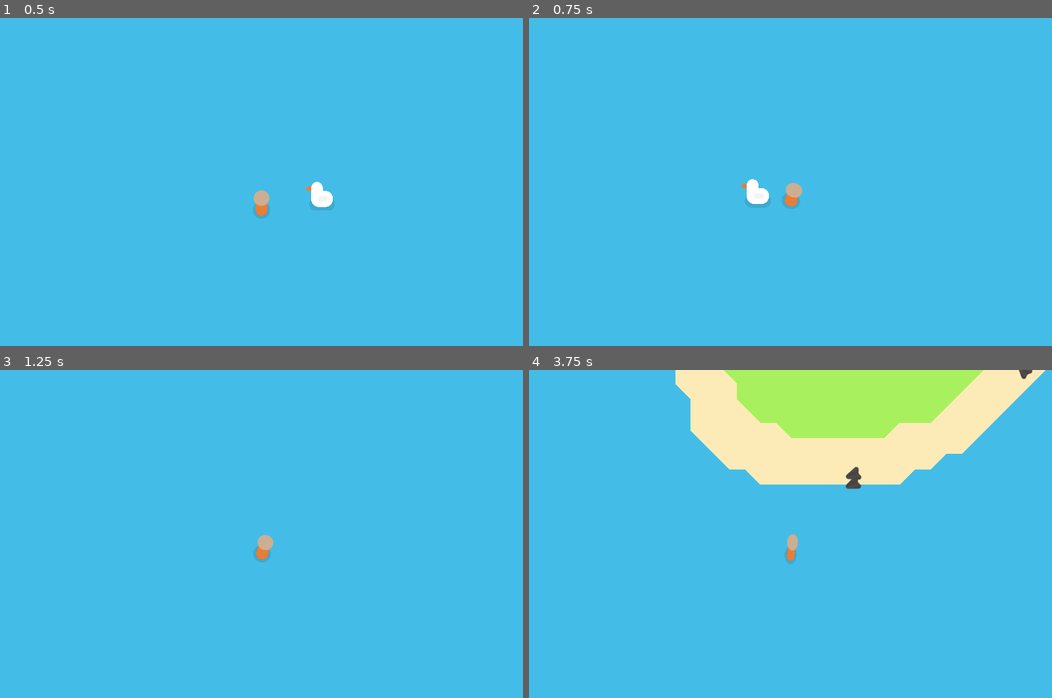
Above: before the commit, frames 1-4 (two rows, left to right).
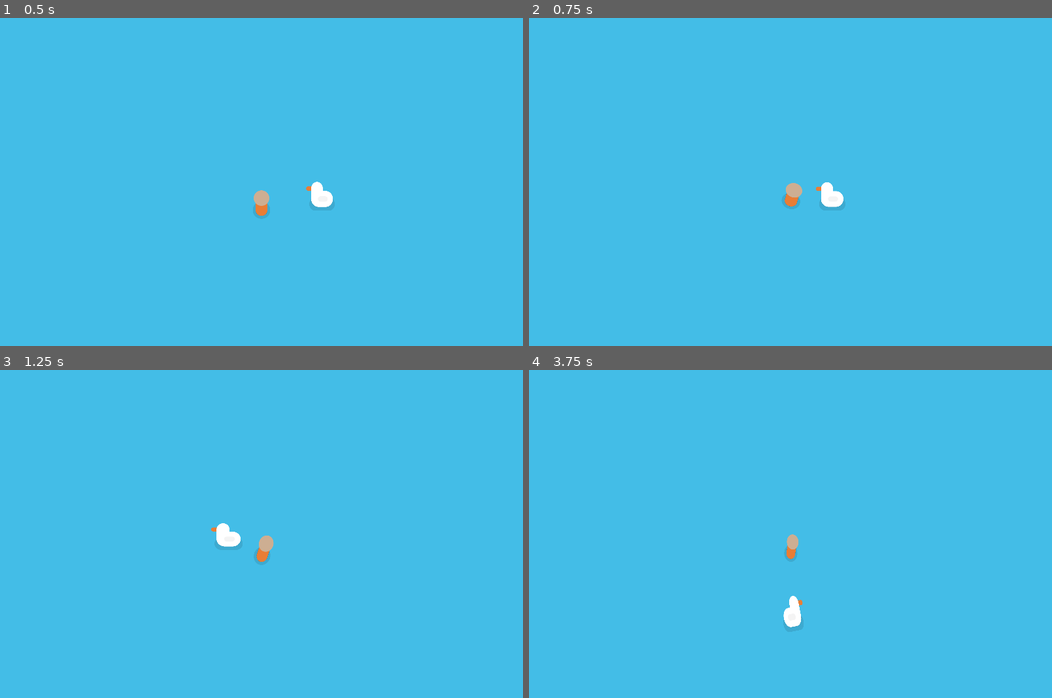
Above: after the commit, the same moments.

Repository: Large-Guy/Archipelinaut
Game: Godot game, scene res://scenes/game.tscn
Same seed, same stepped clock (60 frames per second), same inputs: the game is played once before the commit and once after it.
Inputs (mouse positions are in pixels of both pictures, inside the frame that each line leads up to):
- Up to frame 1 (0.5 s): no input
- Up to frame 2 (0.75 s): move the mouse to (905, 195) at 0.52 s; hold D (move_right) from 0.53 s (still down); click (905, 195) at 0.6 s
- Up to frame 3 (1.25 s): keep holding D (move_right)
- Up to frame 4 (3.75 s): move the mouse to (685, 586) at 1.27 s; release D (move_right) at 1.28 s; hold S (move_down) 1.28-2.03 s; click (685, 586) at 1.35 s; move the mouse to (842, 481) at 2.02 s; hold D (move_right) 2.03-2.78 s; click (842, 481) at 2.1 s; move the mouse to (764, 645) at 2.77 s; hold W (move_up) 2.78-3.53 s; click (764, 645) at 2.85 s; move the mouse to (947, 625) at 3.52 s; hold A (move_left) from 3.53 s (still down); click (947, 625) at 3.6 s

Frame 1 is identical in both runs. In frame 2, 0.5% of the frame differs, in the area x 40-61%, y 49-58%; in frame 3, 0.3%; in frame 4, 19%, in the area x 28-99%, y 0-79%.

Commit message:
Items

Diff:
--- /dev/null
+++ b/loot_tables/flint.tres
@@ -0,0 +1,15 @@
+[gd_resource type="Resource" script_class="LootTable" load_steps=5 format=3 uid="uid://bxd5q827iuha0"]
+
+[ext_resource type="Script" path="res://scripts/loot.gd" id="1_j8tin"]
+[ext_resource type="Resource" uid="uid://bpjrqkfa2syqs" path="res://items/flint.tres" id="2_jggj7"]
+[ext_resource type="Script" path="res://scripts/loot_table.gd" id="3_2inww"]
+
+[sub_resource type="Resource" id="Resource_m2fwp"]
+script = ExtResource("1_j8tin")
+item = ExtResource("2_jggj7")
+min_count = 1
+max_count = 1
+
+[resource]
+script = ExtResource("3_2inww")
+items = Array[ExtResource("1_j8tin")]([SubResource("Resource_m2fwp")])
--- a/project.godot
+++ b/project.godot
@@ -24,6 +24,11 @@
 window/size/viewport_width=1080
 window/size/viewport_height=810
 window/stretch/mode="canvas_items"
+window/stretch/aspect="expand"
+
+[dotnet]
+
+project/assembly_name="Archipelinaut"
 
 [input]
 
--- a/scenes/prefabs/entities/player.tscn
+++ b/scenes/prefabs/entities/player.tscn
@@ -143,7 +143,7 @@
 script = ExtResource("1_txgnq")
 team = 1
 soft_collision = true
-speed = 3500.0
+speed = 700.0
 acceleration = 10.0
 animator = NodePath("Animation")
 animation_walk_speed_scale = 5.0
--- /dev/null
+++ b/scenes/prefabs/game/item.tscn
@@ -0,0 +1,110 @@
+[gd_scene load_steps=7 format=3 uid="uid://d3sy0sklml40p"]
+
+[ext_resource type="Script" path="res://scripts/item_object.gd" id="1_g400w"]
+[ext_resource type="Texture2D" uid="uid://0x4xika3bpb4" path="res://graphics/images/items/log.png" id="1_m6dxd"]
+[ext_resource type="Texture2D" uid="uid://dximly534w0r1" path="res://graphics/images/shadow.png" id="3_po14d"]
+
+[sub_resource type="Animation" id="Animation_dcbko"]
+resource_name = "ItemRotate"
+length = 2.0
+loop_mode = 1
+tracks/0/type = "value"
+tracks/0/imported = false
+tracks/0/enabled = true
+tracks/0/path = NodePath(".:scale")
+tracks/0/interp = 2
+tracks/0/loop_wrap = true
+tracks/0/keys = {
+"times": PackedFloat32Array(0, 1, 2),
+"transitions": PackedFloat32Array(1.2, 1.2, 1),
+"update": 0,
+"values": [Vector2(1, 1), Vector2(-1, 1), Vector2(1, 1)]
+}
+tracks/1/type = "value"
+tracks/1/imported = false
+tracks/1/enabled = true
+tracks/1/path = NodePath(".:offset")
+tracks/1/interp = 2
+tracks/1/loop_wrap = true
+tracks/1/keys = {
+"times": PackedFloat32Array(0, 1, 2),
+"transitions": PackedFloat32Array(1.2, 1, 2),
+"update": 0,
+"values": [Vector2(0, 0), Vector2(0, -32), Vector2(0, 0)]
+}
+tracks/2/type = "value"
+tracks/2/imported = false
+tracks/2/enabled = true
+tracks/2/path = NodePath("../Shadow:scale")
+tracks/2/interp = 1
+tracks/2/loop_wrap = true
+tracks/2/keys = {
+"times": PackedFloat32Array(0, 1, 2),
+"transitions": PackedFloat32Array(1, 1, 1),
+"update": 0,
+"values": [Vector2(0.4, 0.2), Vector2(0.267, 0.134), Vector2(0.4, 0.2)]
+}
+
+[sub_resource type="Animation" id="Animation_1ly7g"]
+length = 0.001
+tracks/0/type = "value"
+tracks/0/imported = false
+tracks/0/enabled = true
+tracks/0/path = NodePath(".:scale")
+tracks/0/interp = 1
+tracks/0/loop_wrap = true
+tracks/0/keys = {
+"times": PackedFloat32Array(0),
+"transitions": PackedFloat32Array(1),
+"update": 0,
+"values": [Vector2(1, 1)]
+}
+tracks/1/type = "value"
+tracks/1/imported = false
+tracks/1/enabled = true
+tracks/1/path = NodePath(".:position")
+tracks/1/interp = 1
+tracks/1/loop_wrap = true
+tracks/1/keys = {
+"times": PackedFloat32Array(0),
+"transitions": PackedFloat32Array(1),
+"update": 0,
+"values": [Vector2(0, 0)]
+}
+tracks/2/type = "value"
+tracks/2/imported = false
+tracks/2/enabled = true
+tracks/2/path = NodePath("../Shadow:scale")
+tracks/2/interp = 1
+tracks/2/loop_wrap = true
+tracks/2/keys = {
+"times": PackedFloat32Array(0),
+"transitions": PackedFloat32Array(1),
+"update": 0,
+"values": [Vector2(0.4, 0.2)]
+}
+
+[sub_resource type="AnimationLibrary" id="AnimationLibrary_712lx"]
+_data = {
+"ItemRotate": SubResource("Animation_dcbko"),
+"RESET": SubResource("Animation_1ly7g")
+}
+
+[node name="Item" type="Node2D"]
+script = ExtResource("1_g400w")
+
+[node name="AnimationPlayer" type="AnimationPlayer" parent="."]
+root_node = NodePath("../Sprite")
+libraries = {
+"": SubResource("AnimationLibrary_712lx")
+}
+autoplay = "ItemRotate"
+
+[node name="Sprite" type="Sprite2D" parent="."]
+texture = ExtResource("1_m6dxd")
+
+[node name="Shadow" type="Sprite2D" parent="."]
+z_index = -1
+position = Vector2(0, 20)
+scale = Vector2(0.4, 0.2)
+texture = ExtResource("3_po14d")
--- a/scenes/prefabs/worldgen/flint.tscn
+++ b/scenes/prefabs/worldgen/flint.tscn
@@ -8,6 +8,8 @@
 [ext_resource type="AudioStream" uid="uid://cattrup2aabt" path="res://audio/sfx/footsteps/Concrete-04.ogg" id="6_vp6l2"]
 [ext_resource type="AudioStream" uid="uid://dt2i01uivsae8" path="res://audio/sfx/footsteps/Concrete-05.ogg" id="7_5ioe5"]
 [ext_resource type="Script" path="res://scripts/animation_signal_utils.gd" id="8_uwssq"]
+[ext_resource type="Script" path="res://scripts/drops.gd" id="9_0rp5k"]
+[ext_resource type="Resource" uid="uid://bxd5q827iuha0" path="res://loot_tables/flint.tres" id="10_pxaha"]
 
 [sub_resource type="AudioStreamRandomizer" id="AudioStreamRandomizer_kbkoi"]
 random_pitch = 1.2
@@ -17,21 +19,6 @@
 stream_2/stream = ExtResource("5_tswc0")
 stream_3/stream = ExtResource("6_vp6l2")
 stream_4/stream = ExtResource("7_5ioe5")
-
-[sub_resource type="Animation" id="Animation_4mj1y"]
-length = 0.001
-tracks/0/type = "value"
-tracks/0/imported = false
-tracks/0/enabled = true
-tracks/0/path = NodePath("Sprite2D:rotation")
-tracks/0/interp = 1
-tracks/0/loop_wrap = true
-tracks/0/keys = {
-"times": PackedFloat32Array(0),
-"transitions": PackedFloat32Array(1),
-"update": 0,
-"values": [0.0]
-}
 
 [sub_resource type="Animation" id="Animation_wg40q"]
 resource_name = "Hit"
@@ -49,6 +36,21 @@
 "values": [0.698132, -0.349066, 0.174533, -0.0872665, 0.0]
 }
 
+[sub_resource type="Animation" id="Animation_4mj1y"]
+length = 0.001
+tracks/0/type = "value"
+tracks/0/imported = false
+tracks/0/enabled = true
+tracks/0/path = NodePath("Sprite2D:rotation")
+tracks/0/interp = 1
+tracks/0/loop_wrap = true
+tracks/0/keys = {
+"times": PackedFloat32Array(0),
+"transitions": PackedFloat32Array(1),
+"update": 0,
+"values": [0.0]
+}
+
 [sub_resource type="AnimationLibrary" id="AnimationLibrary_s51g8"]
 _data = {
 "Hit": SubResource("Animation_wg40q"),
@@ -62,7 +64,6 @@
 health = 3
 
 [node name="Sprite2D" type="Sprite2D" parent="."]
-scale = Vector2(2, 2)
 texture = ExtResource("1_pf4sp")
 
 [node name="OnHit" type="AudioStreamPlayer2D" parent="."]
@@ -75,5 +76,11 @@
 autoplay = "RESET"
 script = ExtResource("8_uwssq")
 
+[node name="drop" type="Node2D" parent="."]
+script = ExtResource("9_0rp5k")
+table = ExtResource("10_pxaha")
+
 [connection signal="on_damage_no_args" from="." to="OnHit" method="play"]
 [connection signal="on_damage_no_args" from="." to="AnimationPlayer" method="play_one_shot" binds= ["Hit"]]
+[connection signal="on_death_no_args" from="." to="." method="destroy_self"]
+[connection signal="on_death_no_args" from="." to="drop" method="drop"]
--- a/scenes/prefabs/worldgen/tree.tscn
+++ b/scenes/prefabs/worldgen/tree.tscn
@@ -56,6 +56,8 @@
 scale = Vector2(1, 0.4)
 texture = ExtResource("10_sfm2j")
 
+[node name="loot" type="Node2D" parent="."]
+
 [connection signal="on_damage_no_args" from="." to="OnHit" method="play"]
 [connection signal="on_damage_no_args" from="." to="Trunk" method="_apply_random_force" binds= [50.0]]
 [connection signal="on_death_no_args" from="." to="." method="destroy_self"]
--- /dev/null
+++ b/scenes/ui.tscn
@@ -0,0 +1,34 @@
+[gd_scene load_steps=2 format=3 uid="uid://6a7hpl85oyqj"]
+
+[ext_resource type="Texture2D" uid="uid://cardqf5ors8ha" path="res://graphics/images/ui/slot.png" id="1_nwq8m"]
+
+[node name="UI" type="Control"]
+layout_mode = 3
+anchors_preset = 15
+anchor_right = 1.0
+anchor_bottom = 1.0
+grow_horizontal = 2
+grow_vertical = 2
+size_flags_horizontal = 3
+size_flags_vertical = 3
+
+[node name="VFlowContainer" type="VFlowContainer" parent="."]
+layout_mode = 0
+offset_right = 1080.0
+offset_bottom = 810.0
+
+[node name="Inventory" type="HFlowContainer" parent="VFlowContainer"]
+layout_mode = 2
+alignment = 1
+
+[node name="Slot" type="Control" parent="VFlowContainer/Inventory"]
+layout_mode = 2
+
+[node name="SlotTexture" type="TextureRect" parent="VFlowContainer/Inventory/Slot"]
+layout_mode = 0
+offset_left = -37.0
+offset_top = -37.0
+offset_right = 38.0
+offset_bottom = 38.0
+pivot_offset = Vector2(37, 37)
+texture = ExtResource("1_nwq8m")
--- a/scripts/character_controller.gd
+++ b/scripts/character_controller.gd
@@ -63,7 +63,8 @@
 	if(health > 0 or on_damage_on_death):
 		on_damage.emit(from,amount)
 		on_damage_no_args.emit()
-	elif (health <= 0):
+
+	if (health <= 0):
 		on_death.emit(from, amount)
 		on_death_no_args.emit()
 
@@ -111,7 +112,11 @@
 	else:
 		move_and_slide()
 
-func destroy_self(time: float):
+func destroy_self(time: float = 0):
+	if time == 0:
+		queue_free()
+		return
+
 	await get_tree().create_timer(time).timeout
 	queue_free()
 
--- a/scripts/chunk_manager.gd
+++ b/scripts/chunk_manager.gd
@@ -15,8 +15,8 @@
 func _process(delta: float) -> void:
 	var chunks_around_player: Array[Vector2i]
 
-	for y in range(-2,2):
-		for x in range(-2,2):
+	for y in range(-3,2):
+		for x in range(-3,2):
 			var pos = Vector2i(x,y) + Vector2i(Globals.player.global_position / (chunk_scale * chunk_size))
 			chunks_around_player.append(pos)
 
--- /dev/null
+++ b/scripts/drops.gd
@@ -0,0 +1,9 @@
+extends Node2D
+
+@export var table: LootTable
+
+func drop():
+	for it in table.items:
+		var count = randi_range(it.min_count,it.max_count)
+		for c in range(count):
+			Item.spawn(it.item, global_position)
--- a/scripts/globals.gd
+++ b/scripts/globals.gd
@@ -52,3 +52,6 @@
 					viable.append(entity)
 
 	return viable
+
+func get_current_scene_node():
+	return get_tree().current_scene
--- a/scripts/item.gd
+++ b/scripts/item.gd
@@ -4,3 +4,11 @@
 @export var item_name: String
 @export var sprite: Texture2D
 @export_multiline var description: String
+
+static func spawn(item: Item, world_position: Vector2):
+	var item_object: PackedScene = preload("res://scenes/prefabs/game/item.tscn")
+	var n = item_object.instantiate()
+	n.item = item
+	n.global_position = world_position
+
+	Globals.get_current_scene_node().add_child(n)
--- /dev/null
+++ b/scripts/item_object.gd
@@ -0,0 +1,21 @@
+extends Node2D
+
+@export var item: Item
+
+var velocity: Vector2 = Vector2.ZERO
+
+func _ready():
+	await get_tree().process_frame
+	$Sprite.texture = item.sprite
+	velocity = Vector2(randf_range(-100,100),-150)
+	physics()
+
+func physics():
+	var ground_y = $Sprite.position.y + randf_range(-20,20)
+
+	while $Sprite.position.y <= ground_y or velocity.y < 0:
+		$Sprite.position.y += velocity.y * get_physics_process_delta_time()
+		global_position.x += velocity.x * get_physics_process_delta_time()
+		velocity.x *= 0.98
+		velocity.y += 350*get_physics_process_delta_time()
+		await get_tree().physics_frame
--- /dev/null
+++ b/scripts/loot.gd
@@ -0,0 +1,6 @@
+extends Resource
+class_name Loot
+
+@export var item: Item
+@export var min_count: int
+@export var max_count: int
--- /dev/null
+++ b/scripts/loot_table.gd
@@ -0,0 +1,4 @@
+extends Resource
+class_name LootTable
+
+@export var items: Array[Loot]
--- a/scripts/stem.gd
+++ b/scripts/stem.gd
@@ -69,13 +69,13 @@
 	_apply_force(force)
 	for c in get_children():
 		if c is Line2D and "_apply_force" in c:
-			c._apply_force(-force)
+			c._apply_force(force)
 			#c._apply_random_force(amplitude)
 
 func _apply_force(force: Vector2):
 	restore_velocity += force
 	for c in get_children():
-		if c is Line2D and "_apply_force" in c:
+		if "_apply_force" in c:
 			c._apply_force(force)
 
 # Called every frame. 'delta' is the elapsed time since the previous frame.
Binary file changed: graphics/images/items/flint.png
Not shown: 1 places in scenes/prefabs/worldgen/flint.tscn that only renumber resources
